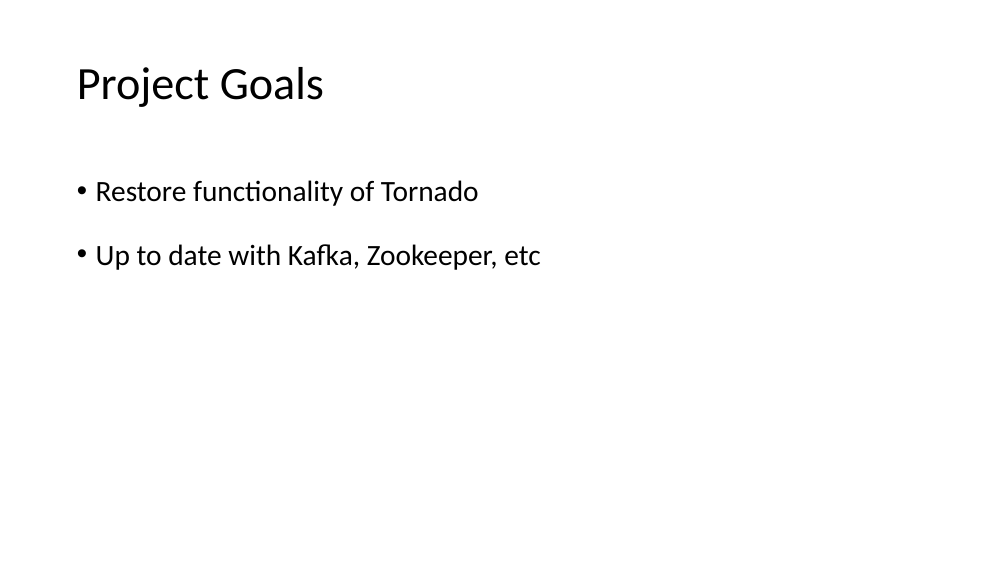
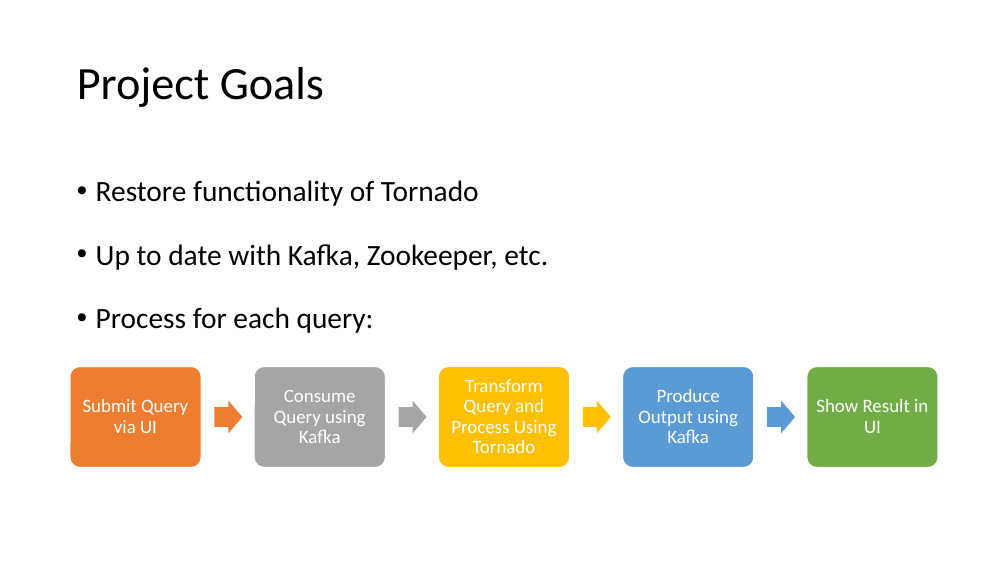
Before and after one commit to PeytonNP/cs490, a slide deck: slide 2 of FinalPresentation.pptx. Drawn at 1008x567 pixels with LibreOffice and Linux fonts; fonts in the diff are those of the drawing. Boxes give left, top, right and bottom in pixels: in the first picture for what was removed or moved away, otherwise in the second. Text is boxed around its words. In the diff, an @@ line names an element or a change of style, - is before the commit and + after.

Commit message:
final presentation

```diff
--- a/FinalPresentation.pptx
+++ b/FinalPresentation.pptx
@@ text at (96,244,548,333): text changed @@
-• Up to date with Kafka, Zookeeper, etc
+• Up to date with Kafka, Zookeeper, etc.
+• Process for each query:
@@ group added at (70,367,938,468): 5 rounded rectangles, 5 texts, 4 right arrows @@
+Submit Query via UI
+Consume Query using Kafka
+Transform Query and Process Using Tornado
+Produce Output using Kafka
+Show Result in UI
```
Also in this commit, not shown: 2 other slides changed, 5 slides added, 2 other files.
